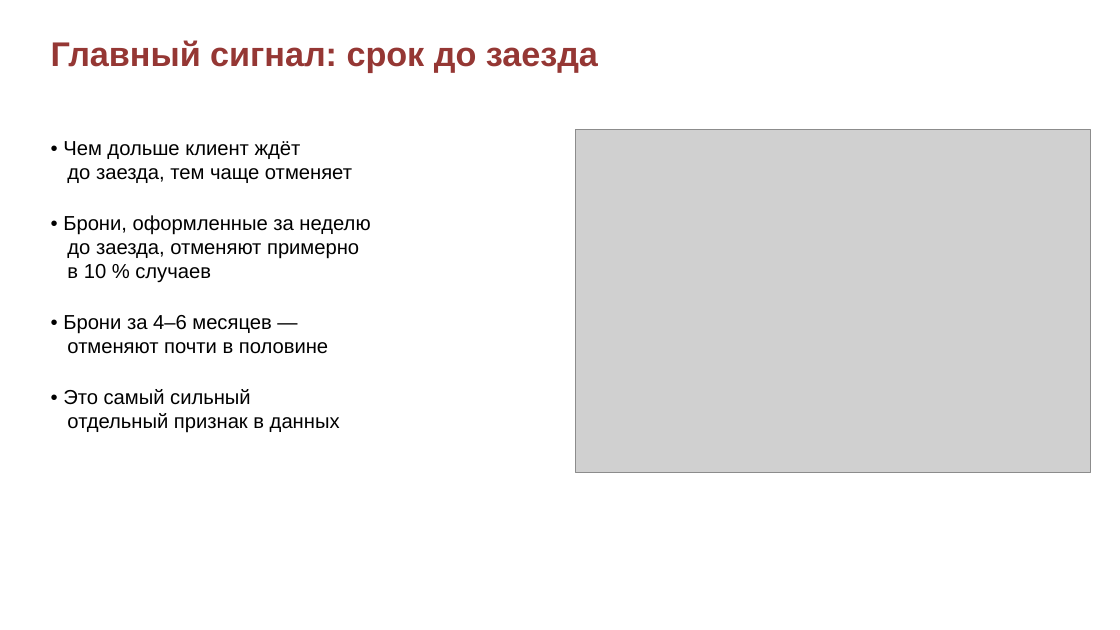
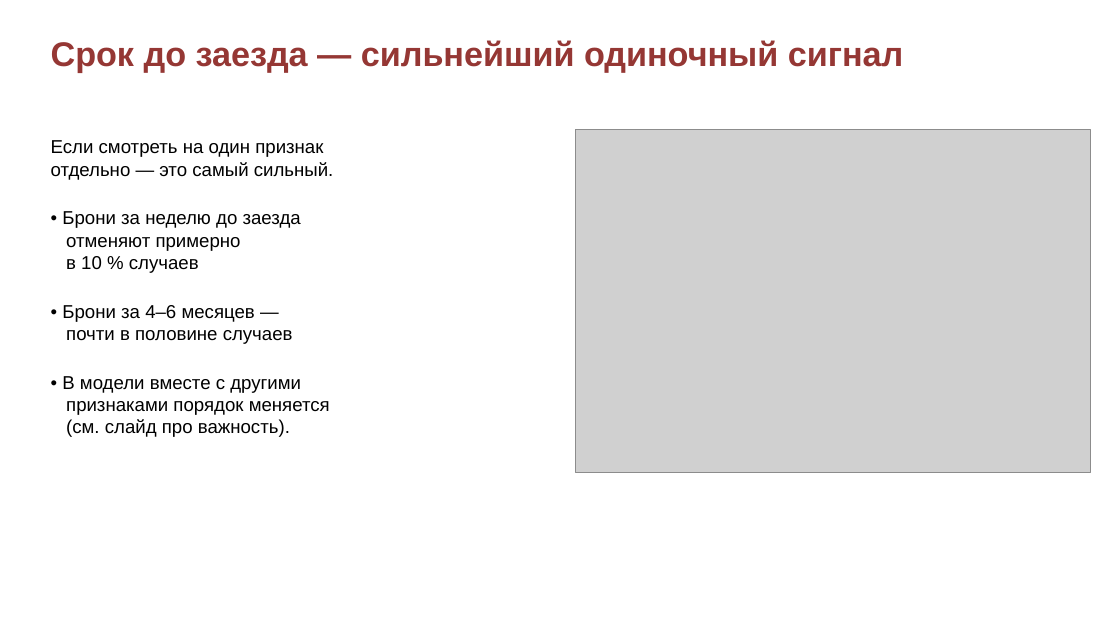
Before and after one commit to vitasha10/spbu2-project-sem2-ai, a slide deck: slide 5 of docs/presentation.pptx. Drawn at 1120x630 pixels with LibreOffice and Linux fonts; fonts in the diff are those of the drawing; grey boxes stand for pictures; background and template pictures are left out. Boxes give left, top, right and bottom in pixels: in the first picture for what was removed or moved away, otherwise in the second. Text is boxed around its words. In the diff, an @@ line names an element or a change of style, - is before the commit and + after.

Commit message:
sync feature importance wording between slides and report

```diff
--- a/docs/presentation.pptx
+++ b/docs/presentation.pptx
@@ text at (51,40,904,73): text changed @@
-Главный сигнал: срок до заезда
+Срок до заезда — сильнейший одиночный сигнал
@@ text at (51,140,334,251): text changed; size 13 to 12 pt @@
-• Чем дольше клиент ждёт
-до заезда, тем чаще отменяет
-• Брони, оформленные за неделю
-до заезда, отменяют примерно
+Если смотреть на один признак
+отдельно — это самый сильный.
+• Брони за неделю до заезда
+отменяют примерно
@@ text at (62,256,255,322): size 13 to 12 pt in "в 10 % случаев", "• Брони за 4–6 месяцев —" @@
@@ text at (62,330,330,437): text changed; size 13 to 12 pt @@
-отменяют почти в половине
-• Это самый сильный
-отдельный признак в данных
+почти в половине случаев
+• В модели вместе с другими
+признаками порядок меняется
+(см. слайд про важность).
```
Also in this commit, not shown: 2 other slides changed, 3 other files.
